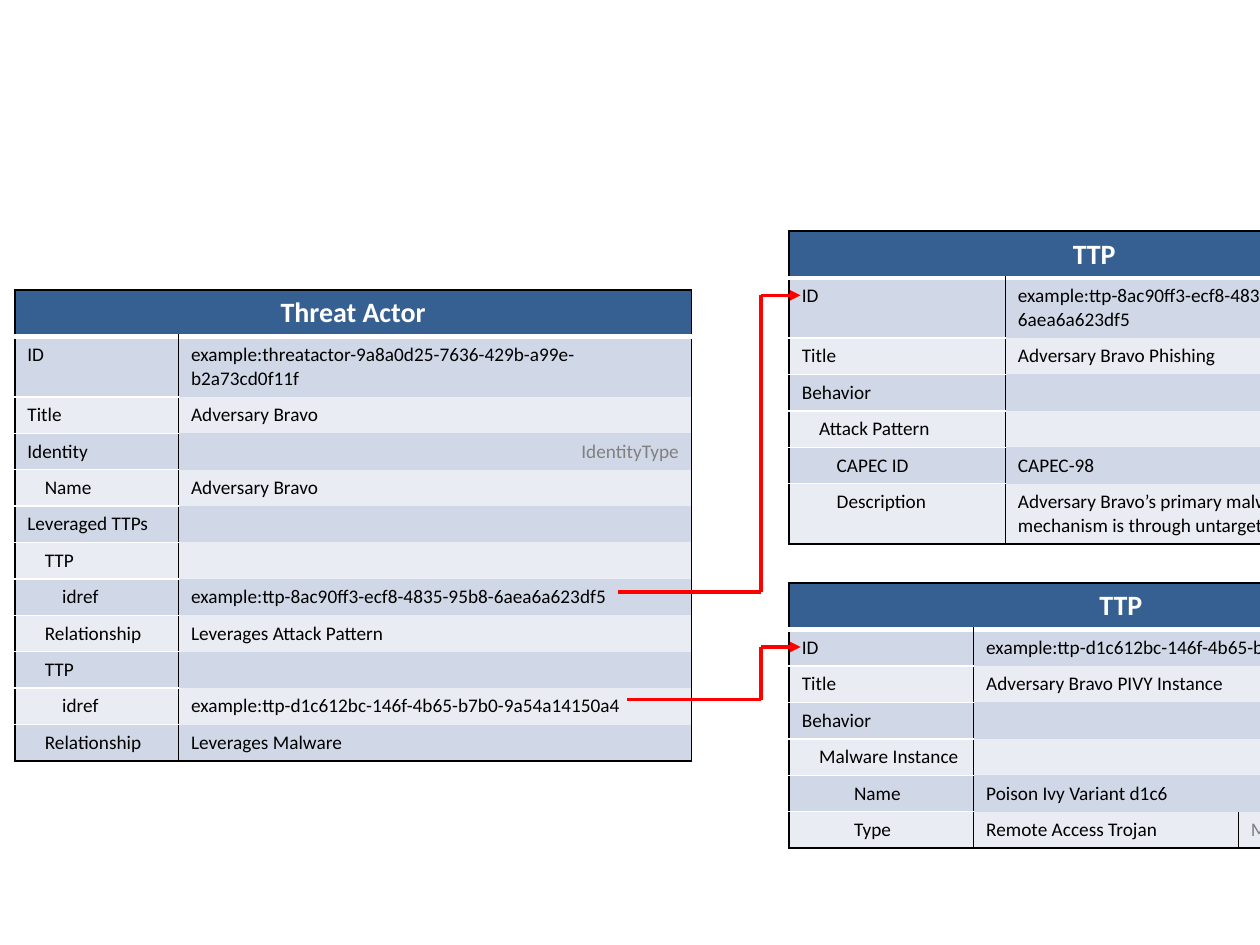
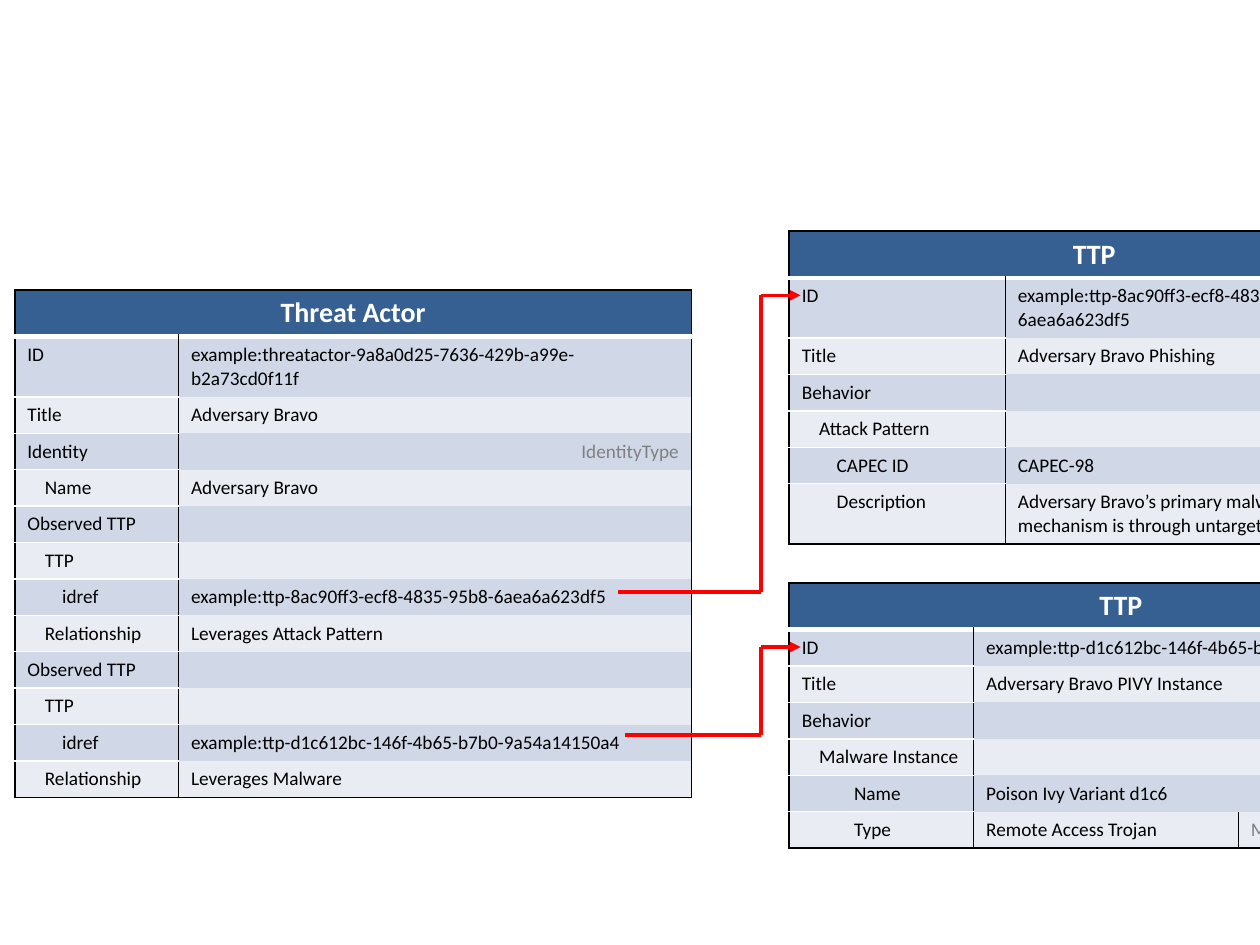
Before and after one commit to STIXProject/stixproject.github.io, a slide deck: slide 1 of idioms/threat-actor/leveraged-ttp/diagram.pptx. Drawn at 1260x945 pixels with LibreOffice and Linux fonts; fonts in the diff are those of the drawing. Boxes give left, top, right and bottom in pixels: in the first picture for what was removed or moved away, otherwise in the second. Text is boxed around its words. In the diff, an @@ line names an element or a change of style, - is before the commit and + after.

Commit message:
Fixed leveraged TTP to observed TTP

```diff
--- a/idioms/threat-actor/leveraged-ttp/diagram.pptx
+++ b/idioms/threat-actor/leveraged-ttp/diagram.pptx
@@ table at [15, 290, 693, 793] @@
-row 6, column 1: Leveraged TTPs
+row 6, column 1: Observed TTP
+row 10: Observed TTP |  | 
@@ line moved from (761, 648) - (761, 699) to (761, 648) - (761, 735) @@
@@ line moved from (627, 699) - (761, 699) to (625, 735) - (761, 735) @@
```
Also in this commit, not shown: 2 other files.
